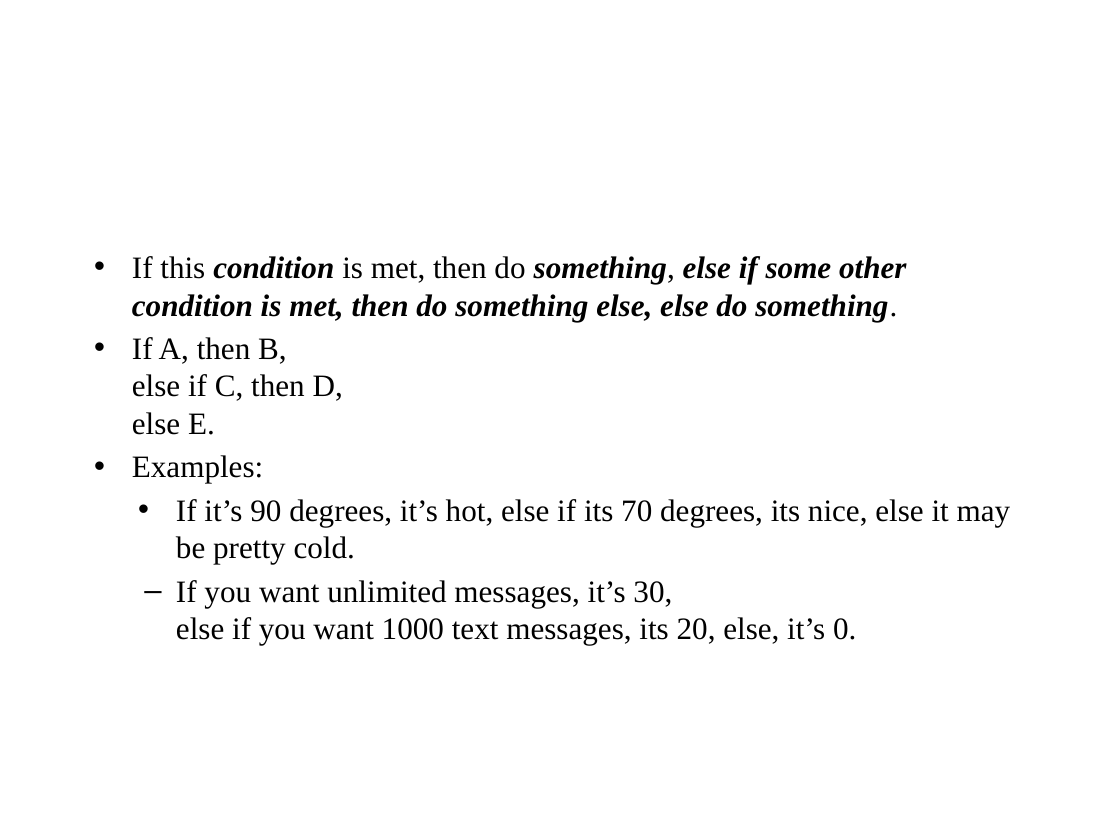
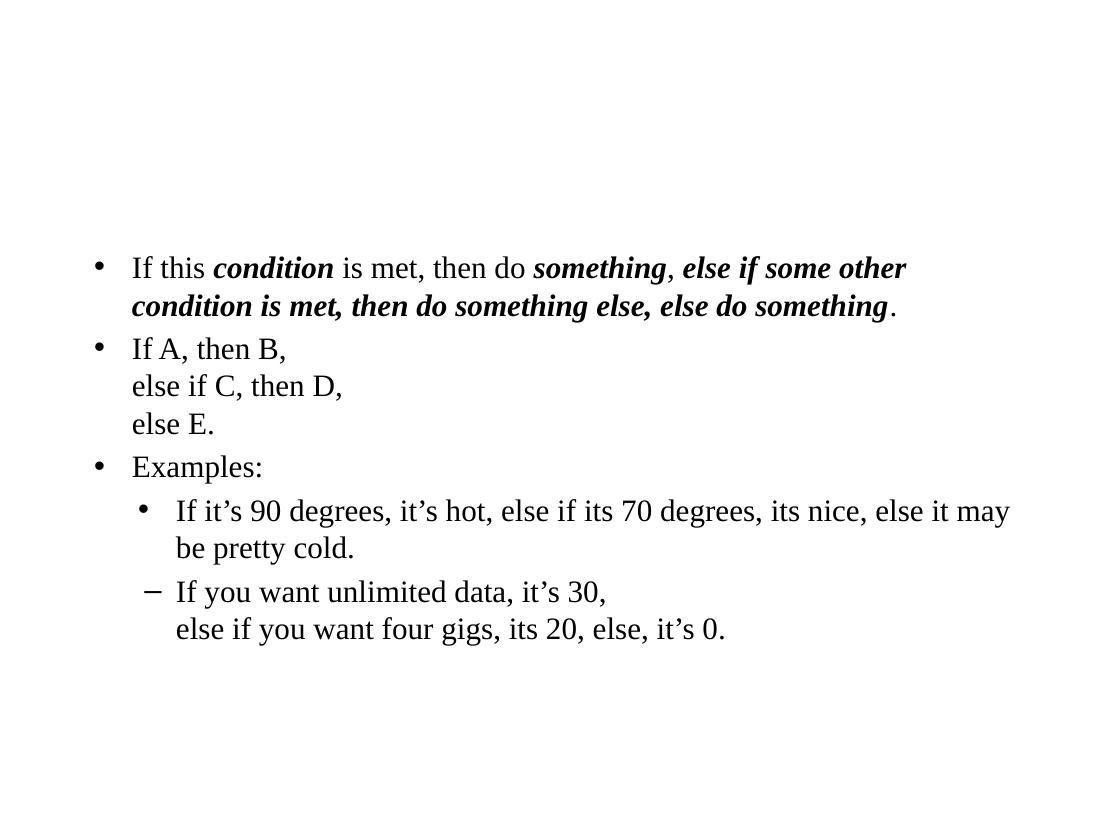
Before and after one commit to thanh81/VBA-Class, a slide deck: slide 16 of VBA Lecture.pptx. Drawn at 1120x840 pixels with LibreOffice and Linux fonts; fonts in the diff are those of the drawing; background and template pictures are left out. Boxes give left, top, right and bottom in pixels: in the first picture for what was removed or moved away, otherwise in the second. Text is boxed around its words. In the diff, an @@ line names an element or a change of style, - is before the commit and + after.

```diff
--- a/VBA Lecture.pptx
+++ b/VBA Lecture.pptx
@@ text at <box>176,580,725,645</box>: text changed @@
-  – If you want unlimited messages, it’s 30,
-    else if you want 1000 text messages, its 20, else, it’s 0.
+  – If you want unlimited data, it’s 30,
+    else if you want four gigs, its 20, else, it’s 0.
```
Also in this commit, not shown: 2 other slides changed, 1 other file.
